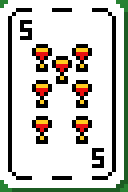
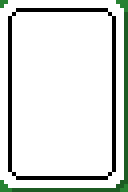
Revision of a layered (128, 192) image; what changed, layer by layer:
hid "5-m" over 20, 20, 104, 168
hid group "Symbols" (6 layers) over 32, 44, 92, 144
showed "Frame-0h" over 20, 8, 104, 180
hid "Frame-2h" over 20, 8, 104, 180
